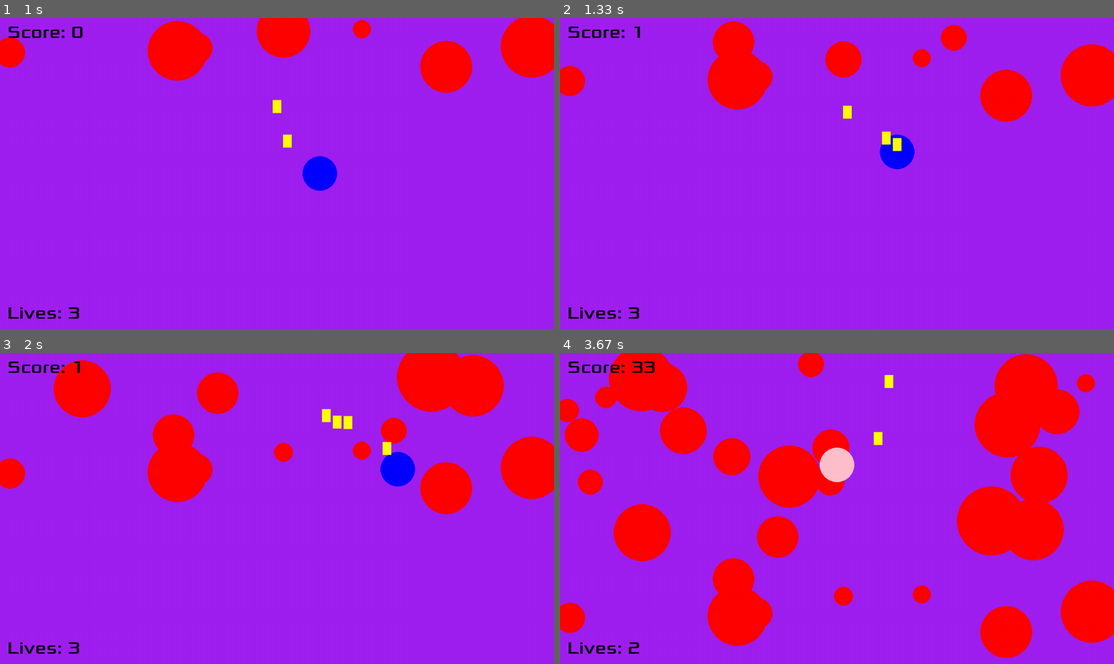
Above: before the commit, frames 1-4 (two rows, left to right).
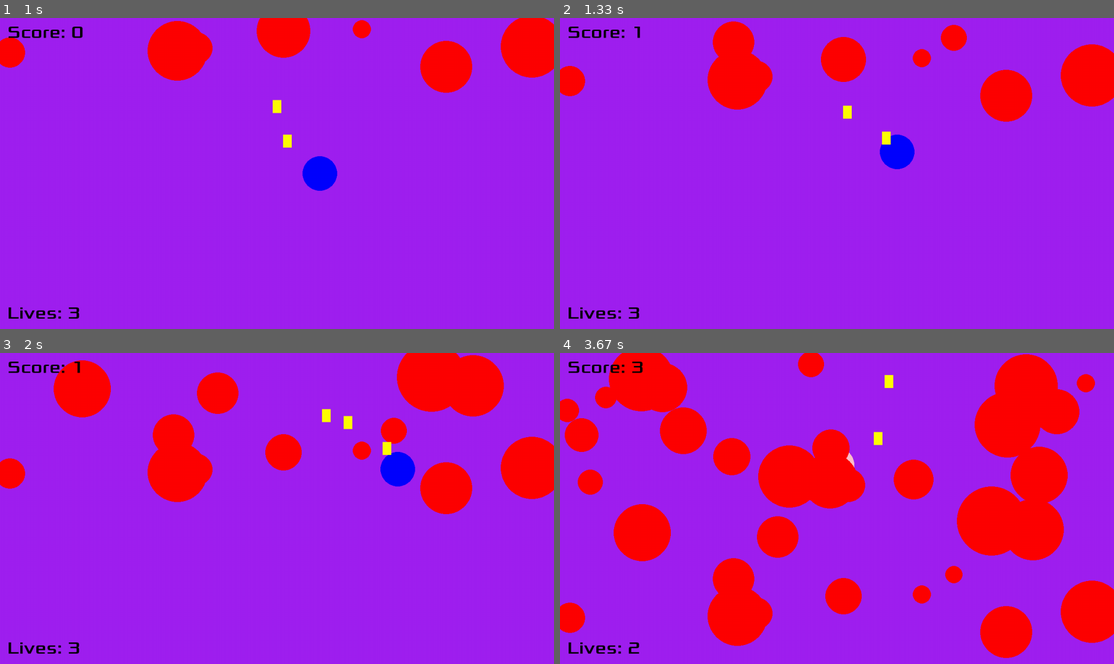
Above: after the commit, the same moments.

Repository: C-Liddell/pygame
Game: pygame game, started from Code/main.py
Two runs of this game, one before a commit and one after it. Both use one fixed random seed, a clock stepped at 60 frames per second and the inputs below.
Inputs:
- Up to frame 1 (1 s): tap Space at 0.33, 0.73 s; hold D from 0.67 s (still down)
- Up to frame 2 (1.33 s): tap Space at 1.03, 1.23 s; release D at 1.13 s; hold W from 1.17 s (still down)
- Up to frame 3 (2 s): release W at 1.47 s; hold D 1.5-1.97 s; tap Space at 1.57, 1.87 s
- Up to frame 4 (3.67 s): hold A 2-2.53 s; tap Space at 2.07, 2.37, 2.63, 2.97, 3.27, 3.4 s; hold S 2.57-2.87 s; hold A 2.9-3.3 s; hold W from 3.33 s (still down)

Frame 1 is identical in both runs. In frame 2, 0.4% of the frame differs, in the area x 47-62%, y 6-43%; in frame 3, 0.5%; in frame 4, 2.5%, in the area x 15-73%, y 2-85%.

Commit message:
New timer system

Diff:
--- a/Code/main.py
+++ b/Code/main.py
@@ -15,10 +15,16 @@
 height = screen.get_height()
 clock = pygame.time.Clock()
 dt = 0
-frameCounter = 0
-iFrameCounter = 0
-cooldownCounter = 0
+time_since_last_score = 0
+time_since_last_hit = 0
+time_since_last_shot = 0
 score = 0
+
+timers = {
+    "score": 0,
+    "hit": 0,
+    "shot": 0
+}
 
 # Import font file
 font = pygame.freetype.Font("Xolonium-Regular.ttf", 40)
@@ -93,23 +99,23 @@
     return spikes, score
 
 
-def hitDetection(player, spikes, iFrameCounter):
-    iFrameCounter += 1
+def hitDetection(player, spikes, timers):
+    timers["hit"] += 1
     #pygame.draw.rect(screen, "yellow", player.hitbox)
     for spike in spikes:
         #pygame.draw.rect(screen, "yellow", Spike.hitbox)
-        if iFrameCounter >= 180:
+        if timers["hit"] >= 180:
             player.colour = "blue"
             if pygame.Rect.colliderect(player.hitbox, spike.hitbox):
                 screen.fill("pink")
                 player.colour = "pink"
                 player.lives -= 1
-                iFrameCounter = 0
-    return player, iFrameCounter
+                resetTimer(timers, "hit")
+    return player, timers
 
 
-def BulletController(bullets, dt, cooldownCounter, spikes):
-    cooldownCounter += 1
+def BulletController(bullets, dt, timers, spikes):
+    timers["shot"] += 1
     bullets_to_remove = []
 
     for bullet in bullets:
@@ -118,40 +124,44 @@
         pygame.draw.rect(screen, "yellow", bullet.hitbox)
 
         for spike in spikes:
-            if pygame.Rect.colliderect(bullet.hitbox, spike.hitbox):
-                spike.radius -= 10
             if pygame.Rect.colliderect(bullet.hitbox, spike.hitbox) or bullet.pos.y < 0:
                 bullets_to_remove.append(bullet)
                 spike.radius -= 10 if pygame.Rect.colliderect(bullet.hitbox, spike.hitbox) else 0
 
     bullets = [bullet for bullet in bullets if bullet not in bullets_to_remove]
 
-    return bullets, cooldownCounter, spikes
+    return bullets, timers, spikes
+
+def resetTimer(timers, timer):
+    timers[timer] = 0
+    return timers
 
 
 while player.lives > 0:
+
+    # Event handler
     for event in pygame.event.get():
         if event.type == pygame.QUIT:
             exit()
-        elif event.type == pygame.KEYDOWN and event.key == pygame.K_SPACE:
+        elif event.type == pygame.KEYDOWN and event.key == pygame.K_SPACE and timers["shot"] > 15:
             bullets.append(Bullet(pygame.Vector2(player.pos.x - 10, player.pos.y - player.radius), 0))
-            cooldownCounter = 0
+            resetTimer(timers, "shot")
 
     dt = clock.tick(60) / 1000
     screen.fill("purple")
 
-    frameCounter += 1
-    if frameCounter == 60:
+    # Increses score
+    timers["score"] += 1
+    if timers["score"] >= 60:
         score += 1
-        frameCounter = 0
+        resetTimer(timers, "score")
 
 
+    player = playerController(player, dt, width, height)
     spikes, score = SpikeController(spikes, Spike, dt, height, width, score)
+    bullets, timers, spikes = BulletController(bullets, dt, timers, spikes)
 
-    player = playerController(player, dt, width, height)
-    bullets, cooldownCounter, spikes = BulletController(bullets, dt, cooldownCounter, spikes)
-
-    player, iFrameCounter = hitDetection(player, spikes, iFrameCounter)
+    player, timers = hitDetection(player, spikes, timers)
 
 
     font.render_to(screen, (20, height - 50), str(f"Lives: {player.lives}"))
